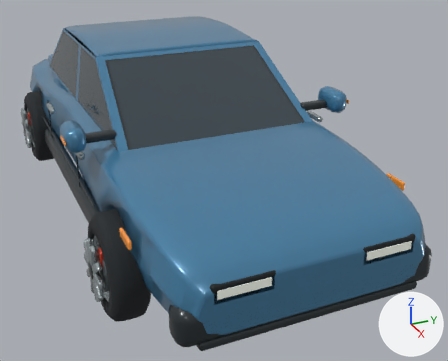
The glTF model ai_builder/static/models/city-sedan-v1.glb: old version first, new version second.
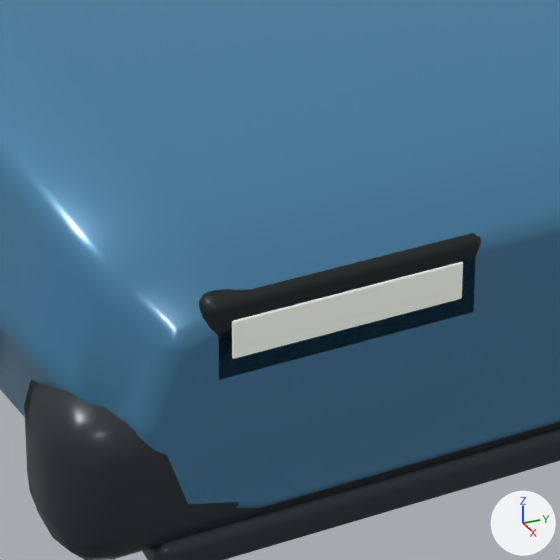
The first picture shows the older version from a 50 mm lens placed at (4.72, -1.65, 2.5), pointed at (0.37, 0.31, 0.32). The close-ups show the older and then the newer version on the part from 36% to 66% of the width and 60% to 96% of the height of that picture. Only the edits that show in the close-ups are written down. The axes (+X, +Y, +Z) are drawn at lower right. The lights are the same throughout. Where no turn or scale is listed for an object, it has been applied to the vertices.

The first close-up shows 'Front energy-absorbing bumper', 'Front splitter', 'Projector LED', 'Projector headlamp housing', 'Sculpted one-piece painted body'.
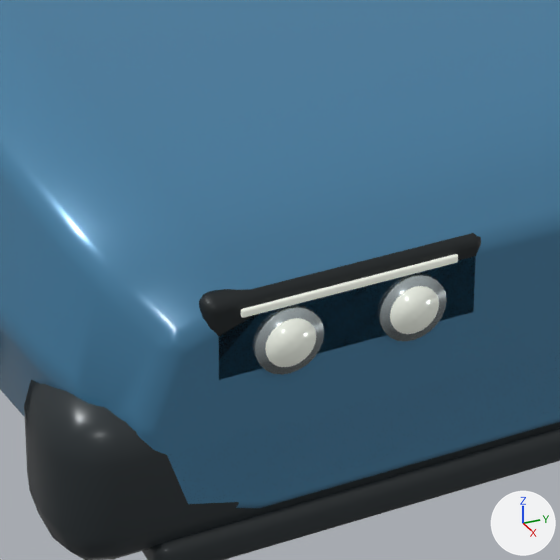
Boxes (x1, y1, x2, y2) around the edits, measured in the close-ups (560 x 560 px):
'Projector LED', deleted
    before: (232, 262, 463, 359)
'Upper daytime running light', added
    after: (241, 254, 458, 318)
'Recessed projector lens', added
    after: (265, 318, 316, 367)
'Round projector bezel', added
    after: (253, 305, 324, 375)
'Recessed projector lens.001', added
    after: (390, 286, 439, 334)
'Round projector bezel.001', added
    after: (377, 273, 447, 341)

What the commit changed:
Mesh me_cube_089 is new.
It has 96 vertices, 188 faces and spans x -0.003..0.003, y -0.145..0.145, z -0.006..0.006.
It uses material mat_led_projector_lens (white #f0f5ea, glowing grey #6e716b).
Mesh me_cylinder_013 is new.
It is a 24-sided cylinder along x spanning x -0.002..0.002, y -0.033..0.033, z -0.033..0.033.
It uses material mat_led_projector_lens (white #f0f5ea, glowing grey #6e716b).
Mesh me_cylinder_012 is new.
It is a 24-sided cylinder along x spanning x -0.007..0.007, y -0.045..0.045, z -0.045..0.045.
It uses material mat_forged_satin_alloy (light grey #bcc7ca).
Object 'Projector LED' (ob_projector_led) is deleted.
Object 'Upper daytime running light' (ob_upper_daytime_running_light) is new; it shows me_cube_089.
Its location is (2.329, -0.455, 0.707).
Object 'Recessed projector lens.001' (ob_recessed_projector_lens_001) is new; it shows me_cylinder_013.
Its location is (2.336, -0.372, 0.653).
Object 'Round projector bezel.001' (ob_round_projector_bezel_001) is new; it shows me_cylinder_012.
Its location is (2.328, -0.372, 0.653).
Object 'Recessed projector lens' (ob_recessed_projector_lens) is new; it shows a copy of me_cylinder_013.
Its location is (2.336, -0.538, 0.653).
Object 'Round projector bezel' (ob_round_projector_bezel) is new; it shows a copy of me_cylinder_012.
Its location is (2.328, -0.538, 0.653).
